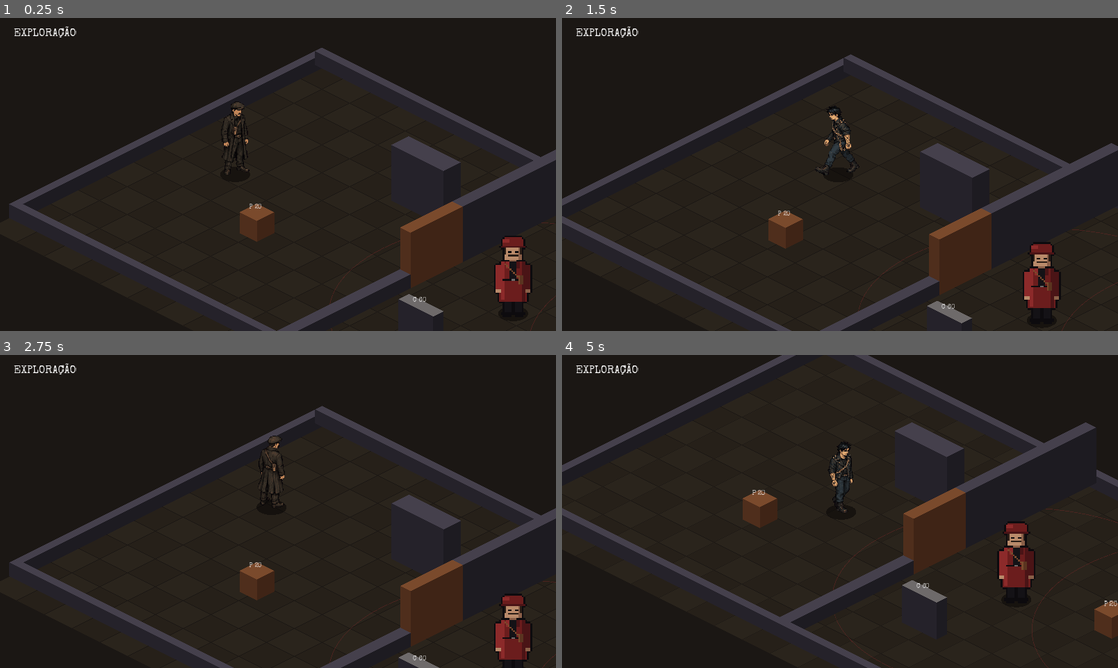
Above: before the commit, frames 1-4 (two rows, left to right).
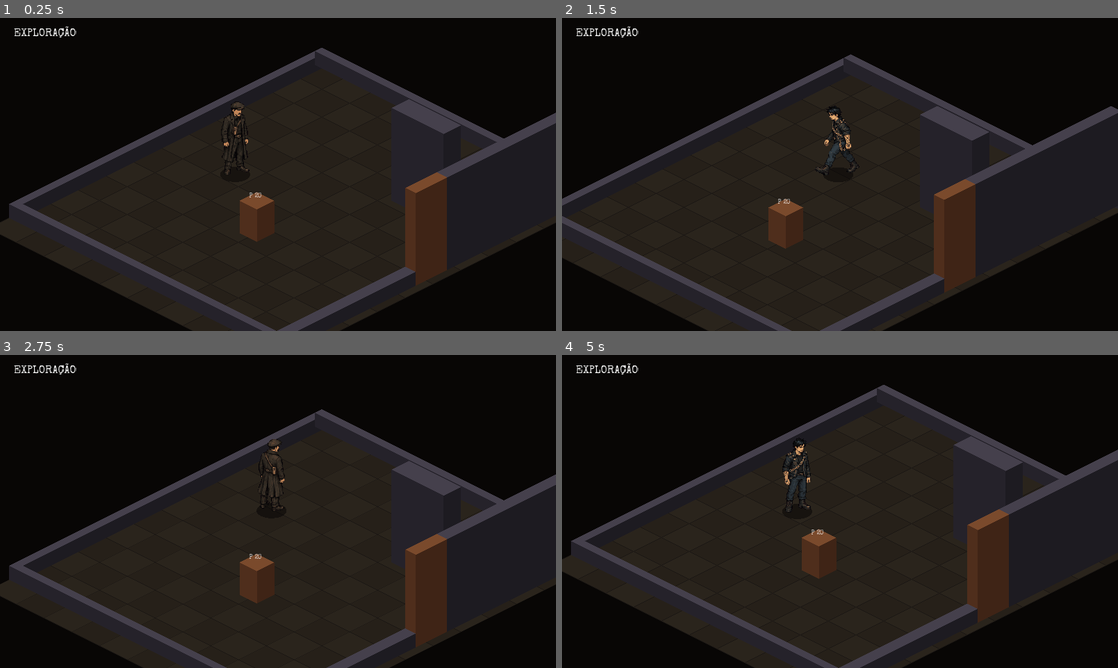
Above: after the commit, the same moments.

Repository: Brombilaa/game
Game: Godot game, scene res://scenes/exploration/test_room.tscn
Two runs of this game, one before a commit and one after it. Both use one fixed random seed, a clock stepped at 60 frames per second and the inputs below.
Inputs (mouse positions are in pixels of both pictures, inside the frame that each line leads up to):
- Up to frame 1 (0.25 s): no input
- Up to frame 2 (1.5 s): tap Enter at 0.5 s; move the mouse to (962, 158) at 0.52 s; hold D 0.53-1.28 s; tap R at 0.6 s; click (962, 158) at 0.67 s; tap Space at 0.77 s; move the mouse to (728, 190) at 1.27 s; tap Tab at 1.35 s; click (728, 190) at 1.42 s
- Up to frame 3 (2.75 s): tap Space at 1.52 s; move the mouse to (333, 442) at 2.02 s; hold D from 2.03 s (still down); tap R at 2.1 s; click (333, 442) at 2.17 s
- Up to frame 4 (5 s): move the mouse to (812, 574) at 2.77 s; tap Tab at 2.85, 4.35 s; click (812, 574) at 2.92 s; tap Space at 3.02, 3.77, 4.52 s; move the mouse to (1006, 558) at 3.52 s; release D at 3.53 s; tap R at 3.6 s; click (1006, 558) at 3.67 s; move the mouse to (673, 464) at 4.27 s; click (673, 464) at 4.42 s

The runs differ from the first frame. In frame 1, 11% of the frame differs, in the area x 43-100%, y 26-100%; in frame 2, 12%; in frame 3, 11%; in frame 4, 37%, in the area x 0-100%, y 0-100%.

Commit message:
Proporção do cenário e visibilidade por porta na sala isométrica
Co-Authored-By: Claude Sonnet 5.5 <noreply@anthropic.com>
Claude-Session: https://claude.ai/code/session_01EDsCLEBJPZ18HUC4jaNQhy

Diff:
--- a/scripts/exploration/test_room.gd
+++ b/scripts/exploration/test_room.gd
@@ -24,12 +24,12 @@
 const POPUP_SECONDS := 1.2
 const WALK_FRAME_SECONDS := 0.11
 const IDLE_FRAME_SECONDS := 0.7
-const PLACEHOLDER_SCALE := 3  # arte provisória de 32×48 ampliada para ~144 px
+const PLACEHOLDER_SCALE := 2.7  # arte provisória de 32×48 ampliada para ~130 px (a altura do herói)
 const TILE_WORLD := 64.0  # lado de um losango do chão, em unidades da sala
 const TILE_SCREEN := Vector2(96, 48)  # losango 2:1 na tela (V-21)
-const BLOCK_HEIGHT := 96.0  # altura na tela de paredes e porta
+const BLOCK_HEIGHT := 160.0  # altura na tela das paredes e da porta: ~1,25× o herói de 128 px
 const FRONT_WALL_HEIGHT := 24.0  # paredes voltadas para a câmera
-const COVER_HEIGHT := {"partial": 36.0, "full": 64.0}
+const COVER_HEIGHT := {"partial": 56.0, "full": 100.0}
 const AGENT_SHEETS := ["res://assets/sprites/personagens/nikolai", "res://assets/sprites/personagens/miguel"]
 const ROOM_SIZE := Vector2i(1280, 720)
 const ENEMY_VARIANTS := ["cultista", "atirador"]  # mesma ordem de `enemies`
@@ -39,11 +39,11 @@
 	Rect2(0, 704, 1280, 16),
 	Rect2(0, 0, 16, 720),
 	Rect2(1264, 0, 16, 720),
-	Rect2(600, 0, 24, 300),
-	Rect2(600, 420, 24, 300),
+	Rect2(600, 0, 24, 336),
+	Rect2(600, 408, 24, 312),
 	Rect2(400, 200, 120, 40),
 ]
-var door := Rect2(600, 300, 24, 120)
+var door := Rect2(600, 336, 24, 72)  # 72 unidades: pouco mais de um losango, ~2× a largura de um herói
 # Resistência da estrutura por material (valores provisórios).
 var covers: Array = [
 	Cover.new(Rect2(300, 450, 40, 40), "partial", 20),
@@ -80,7 +80,7 @@
 
 
 func _ready() -> void:
-	RenderingServer.set_default_clear_color(PlaceholderArt.color("chao_escuro"))
+	RenderingServer.set_default_clear_color(Color(0.03, 0.025, 0.02))  # fora da sala e salas fechadas: escuridão
 	add_child(hud)
 	add_child(audio)
 	for path in AGENT_SHEETS:
@@ -118,6 +118,23 @@
 			_combat_click(click)
 
 
+# --- Visibilidade --------------------------------------------------------------
+# A sala é dividida pela parede da porta. Com a porta fechada, o personagem só vê o lado em
+# que está: nada do outro lado (chão, paredes, inimigos, coberturas) é desenhado.
+
+func _region(p: Vector2) -> int:
+	if p.x < door.position.x:
+		return 0
+	return 1 if p.x > door.end.x else -1  # -1: na parede da porta
+
+
+func _visible(p: Vector2) -> bool:
+	if door_open:
+		return true
+	var r := _region(p)
+	return r == -1 or r == _region(player.pos)
+
+
 # --- Projeção isométrica -----------------------------------------------------
 
 # Ponto da sala -> ponto da tela. Um losango do chão (TILE_WORLD) vira 96×48.
@@ -138,11 +155,12 @@
 # inimigo ou a face de uma cobertura/porta valem como o ponto no chão dessas peças.
 func _resolve_click(mouse: Vector2) -> Vector2:
 	for e in enemies:
-		if e.is_alive() and mouse.distance_to(_iso(e.pos) + Vector2(0, -56)) <= 44.0:
+		if e.is_alive() and _visible(e.pos) and mouse.distance_to(_iso(e.pos) + Vector2(0, -56)) <= 44.0:
 			return e.pos
 	for lift in [0.0, 18.0, 36.0, 54.0, 72.0]:
 		var p := _uniso(mouse + Vector2(0, lift))
-		if _cover_at(p) or (not door_open and door.grow(12).has_point(p)):
+		var cover := _cover_at(p)
+		if (cover and _visible(cover.rect.get_center())) or (not door_open and door.grow(12).has_point(p)):
 			return p
 	return _uniso(mouse)
 
@@ -433,7 +451,7 @@
 	_draw_floor()
 	if mode == Mode.EXPLORATION:
 		for e in enemies:
-			if e.is_alive():
+			if e.is_alive() and _visible(e.pos):
 				_draw_range(e.pos, PERCEPTION_RANGE, Color(PlaceholderArt.color("sangue_claro"), 0.35))
 	# Peças ordenadas por profundidade: quanto maior x + y, mais perto da câmera.
 	var items: Array = []
@@ -441,11 +459,15 @@
 		# As paredes de frente (sul e leste) ficam baixas para não esconder a sala.
 		var wall_height := FRONT_WALL_HEIGHT if w.end.y >= ROOM_SIZE.y or w.end.x >= ROOM_SIZE.x else BLOCK_HEIGHT
 		for piece in _pieces(w):
+			if not _visible(piece.get_center()):
+				continue
 			items.append({"key": piece.get_center().x + piece.get_center().y, "block": piece, "front": PlaceholderArt.color("parede"), "top": PlaceholderArt.color("parede_topo"), "height": wall_height})
 	if not door_open:
 		for piece in _pieces(door):
 			items.append({"key": piece.get_center().x + piece.get_center().y, "block": piece, "front": PlaceholderArt.color("couro"), "top": PlaceholderArt.color("couro_claro"), "height": BLOCK_HEIGHT})
 	for c: Cover in covers:
+		if not _visible(c.rect.get_center()):
+			continue
 		if c.is_destroyed():
 			_draw_outline(c.rect, PlaceholderArt.color("chao_claro"))
 			continue
@@ -457,7 +479,8 @@
 			"height": COVER_HEIGHT[c.kind],
 		})
 	for u in _living_units():
-		items.append({"key": u.pos.x + u.pos.y, "unit": u})
+		if _visible(u.pos):
+			items.append({"key": u.pos.x + u.pos.y, "unit": u})
 	items.sort_custom(func(a: Dictionary, b: Dictionary) -> bool: return a.key < b.key)
 	for it in items:
 		if it.has("unit"):
@@ -485,6 +508,8 @@
 	var half := TILE_SCREEN * 0.5
 	for ty in int(ceil(ROOM_SIZE.y / TILE_WORLD)):
 		for tx in int(ceil(ROOM_SIZE.x / TILE_WORLD)):
+			if not _visible((Vector2(tx, ty) + Vector2(0.5, 0.5)) * TILE_WORLD):
+				continue
 			var c := _iso((Vector2(tx, ty) + Vector2(0.5, 0.5)) * TILE_WORLD)
 			var pts := PackedVector2Array([c + Vector2(0, -half.y), c + Vector2(half.x, 0), c + Vector2(0, half.y), c + Vector2(-half.x, 0)])
 			draw_colored_polygon(pts, PlaceholderArt.color("chao") if (tx + ty) % 2 == 0 else PlaceholderArt.color("chao_claro").darkened(0.15))
Not shown, changed: docs/direcao-visual.md
